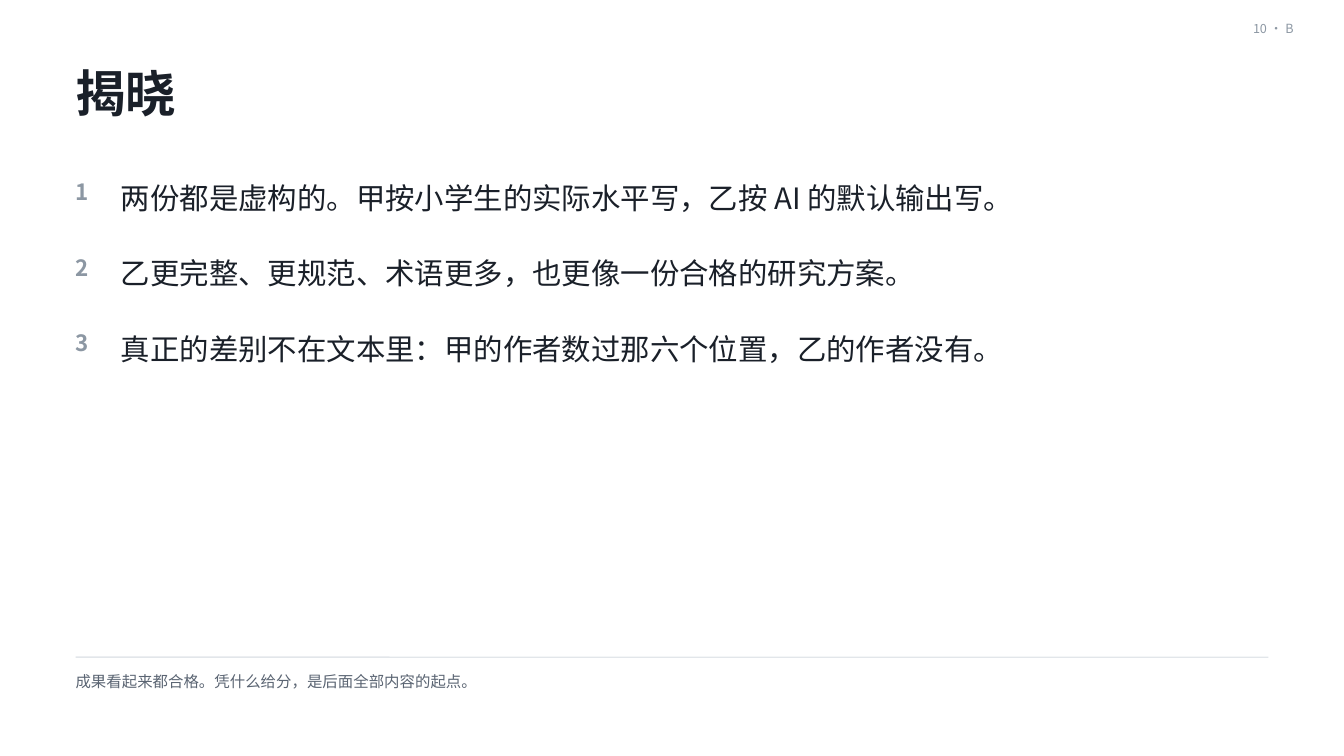
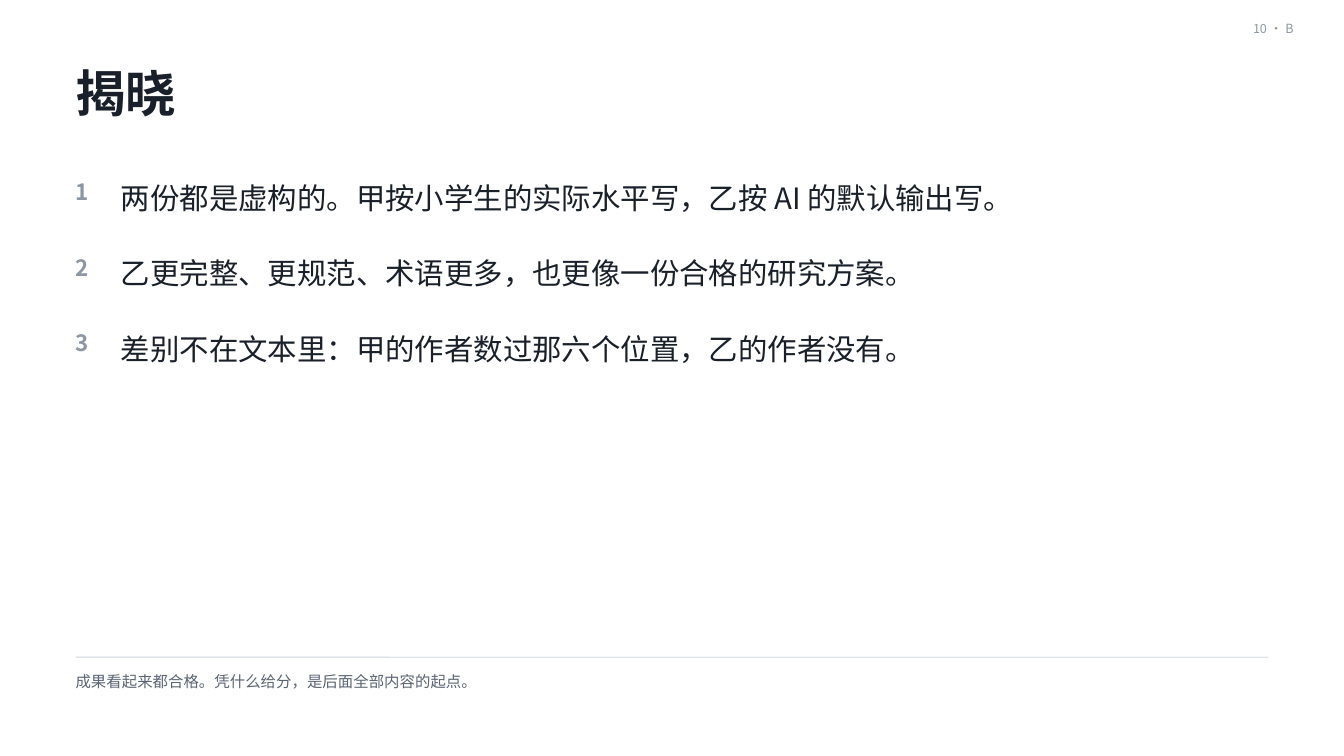
Before and after one commit to tonyxinvip/slides, a slide deck: slide 10 of comprehensive-practice-ai/做中学与综合实践活动.pptx. Drawn at 1344x756 pixels with LibreOffice and Linux fonts; fonts in the diff are those of the drawing. Boxes give left, top, right and bottom in pixels: in the first picture for what was removed or moved away, otherwise in the second. Text is boxed around its words. In the diff, an @@ line names an element or a change of style, - is before the commit and + after.

```diff
--- a/comprehensive-practice-ai/做中学与综合实践活动.pptx
+++ b/comprehensive-practice-ai/做中学与综合实践活动.pptx
@@ text at (121,335,915,363): text changed @@
-真正的差别不在文本里：甲的作者数过那六个位置，乙的作者没有。
+差别不在文本里：甲的作者数过那六个位置，乙的作者没有。
```
Also in this commit, not shown: 1 other slide changed, 3 other files.
